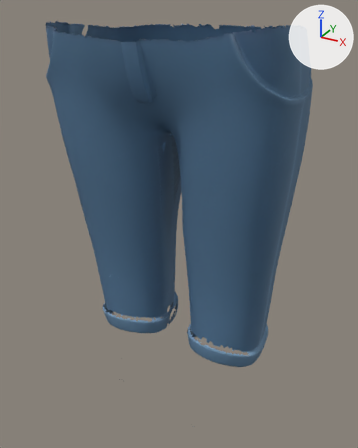
Renders of the glTF model assets/characters/_bodybase/namja_bottom2_jeans_rigged.glb from each side of a commit.
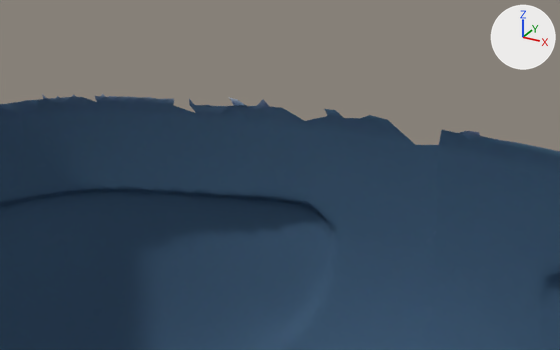
Each version is shown whole from a 50 mm lens placed at (0.312, -0.562, 0.611), pointed at (-0.004, 0.012, 0.324), then close up from a 50 mm lens placed at (0.052, -0.055, 0.653), pointed at (-0.032, 0.098, 0.576). Every picture has the same lights, and +X, +Y and +Z are marked at upper right. The older version's two pictures come first. Where no turn or scale is listed for an object, it has been applied to the vertices. Vertices at exactly the same position are counted once.

The first close-up shows 'part'.
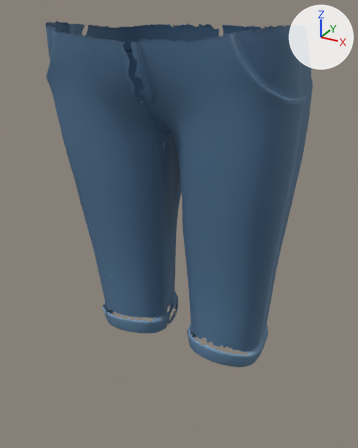
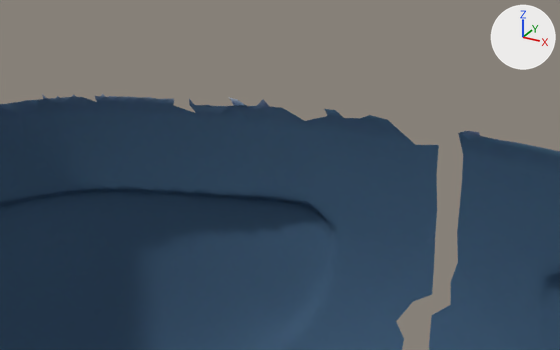
Diff of the bpy script that builds the scene:
```diff
--- a/assets/characters/_bodybase/namja_bottom2_jeans_rigged.glb.py
+++ b/assets/characters/_bodybase/namja_bottom2_jeans_rigged.glb.py
@@ me_mesh_0 @@
 # used by ob_part; location = (0.0, 0.0, 0.0)
-me_mesh_0.from_pydata(...)  # 16577 vertices, 31924 faces; spans x -0.166..0.167, y -0.105..0.132, z 0.053..0.594
+me_mesh_0.from_pydata(...)  # 16576 vertices, 31757 faces; spans x -0.166..0.167, y -0.105..0.132, z 0.053..0.594
+# me_mesh_0 part 1
+# 1 vertex is removed from x 0.0, y 0.121, z 0.587
+# 167 faces are deleted
 me_mesh_0.materials.append(mat_material_0)
```

What differs and where, as boxes [x1, y1, x2, y2] in the close-ups (560 x 350 px):
part 1 of me_mesh_0, deleted (blue)
    before: [396, 130, 463, 350]
